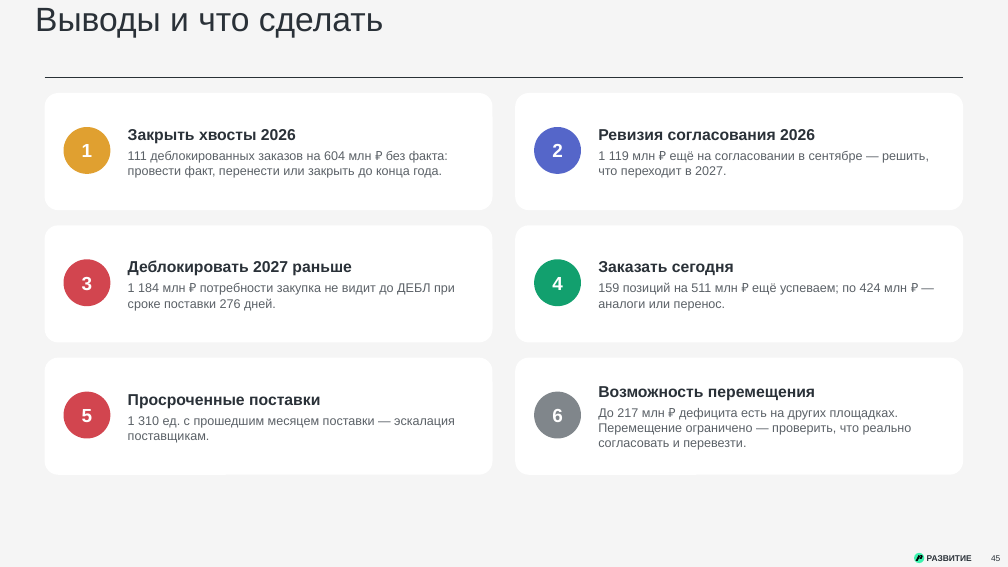
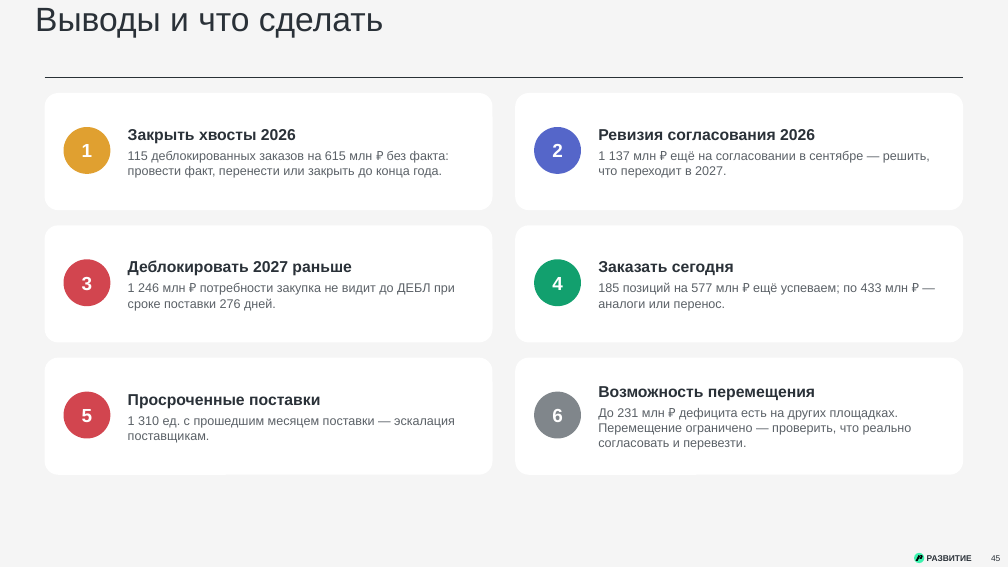
Before and after one commit to victorekuznetsov/TZ, a slide deck: slide 45 of exports/WK_ispolnenie_2024-2026_plan_2027.pptx. Drawn at 1008x567 pixels with LibreOffice and Linux fonts; fonts in the diff are those of the drawing. Boxes give left, top, right and bottom in pixels: in the first picture for what was removed or moved away, otherwise in the second. Text is boxed around its words. In the diff, an @@ line names an element or a change of style, - is before the commit and + after.

```diff
--- a/exports/WK_ispolnenie_2024-2026_plan_2027.pptx
+++ b/exports/WK_ispolnenie_2024-2026_plan_2027.pptx
@@ text at (128,151,449,178): text changed @@
-111 деблокированных заказов на 604 млн ₽ без факта: провести факт, перенести или закрыть до конца года.
+115 деблокированных заказов на 615 млн ₽ без факта: провести факт, перенести или закрыть до конца года.
@@ text at (598,151,930,178): text changed @@
-1 119 млн ₽ ещё на согласовании в сентябре — решить, что переходит в 2027.
+1 137 млн ₽ ещё на согласовании в сентябре — решить, что переходит в 2027.
@@ text at (128,283,455,311): text changed @@
-1 184 млн ₽ потребности закупка не видит до ДЕБЛ при сроке поставки 276 дней.
+1 246 млн ₽ потребности закупка не видит до ДЕБЛ при сроке поставки 276 дней.
@@ text at (598,283,908,311): text changed @@
-159 позиций на 511 млн ₽ ещё успеваем; по 424 млн ₽ — аналоги или перенос.
+185 позиций на 577 млн ₽ ещё успеваем; по 433 млн ₽ — аналоги или перенос.
@@ text at (598,408,912,450): text changed @@
-До 217 млн ₽ дефицита есть на других площадках. Перемещение ограничено — проверить, что реально согласовать и перевезти.
+До 231 млн ₽ дефицита есть на других площадках. Перемещение ограничено — проверить, что реально согласовать и перевезти.
```
Also in this commit, not shown: 27 other slides changed, 1 other file.
